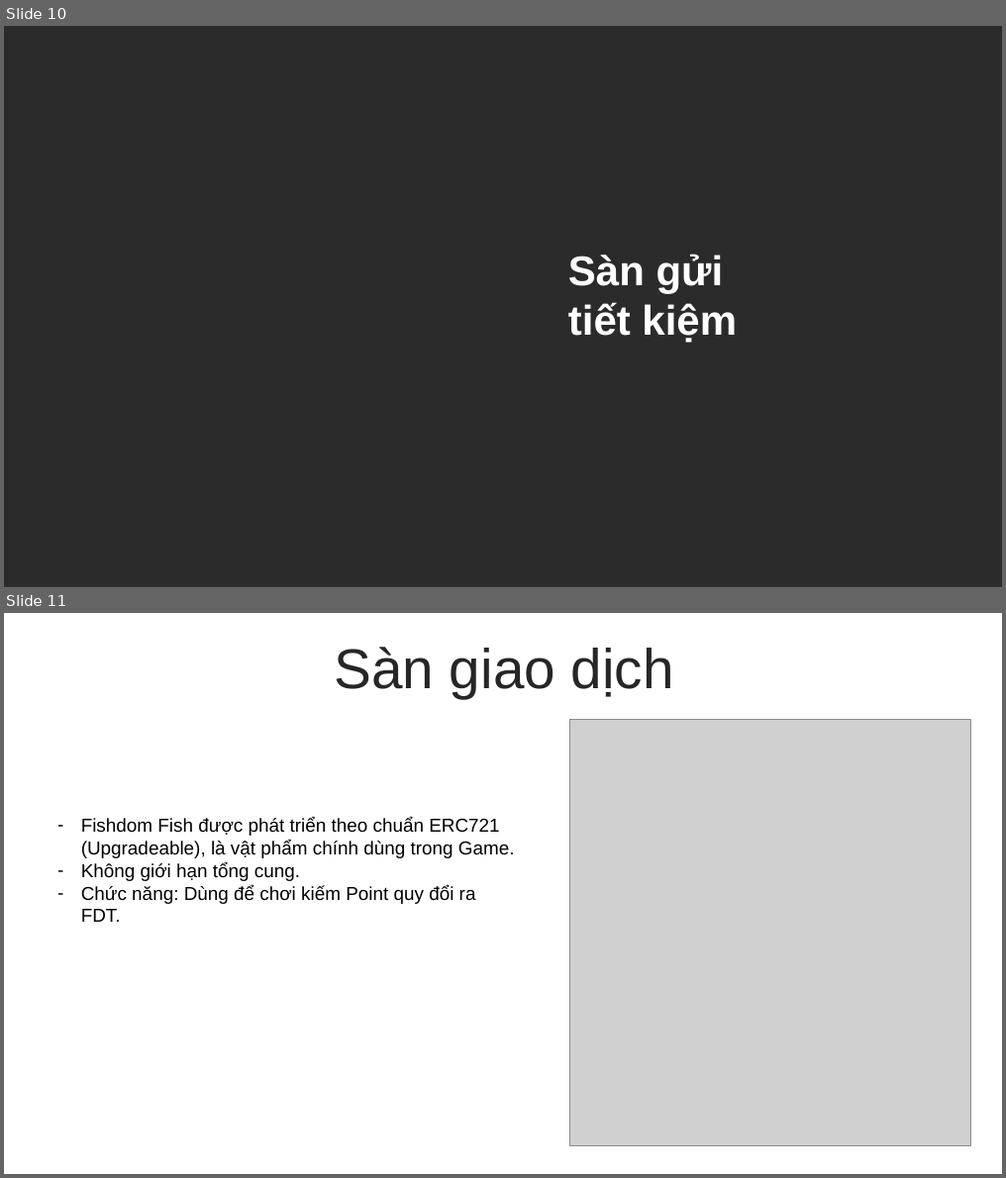
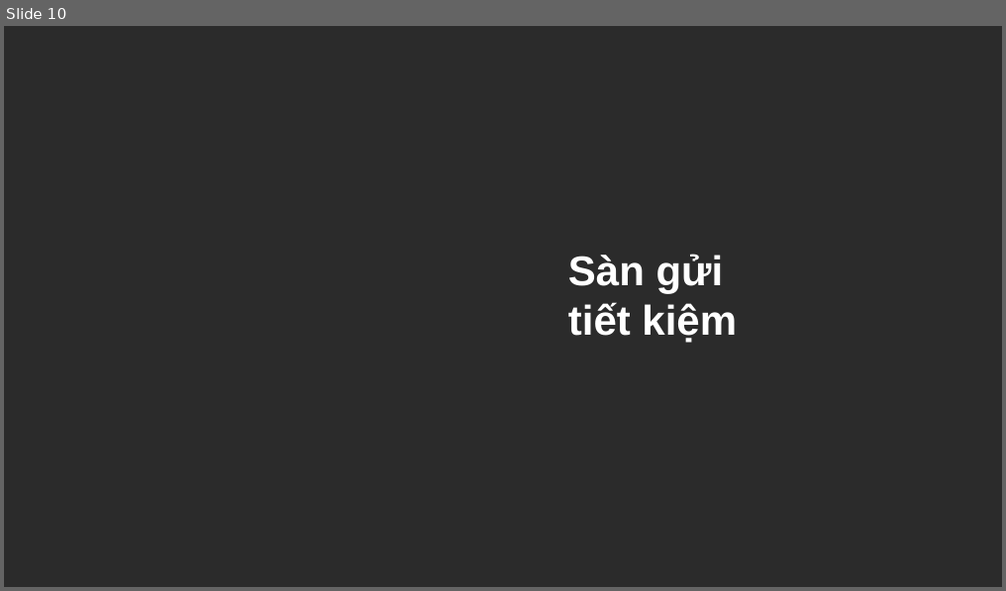
Before and after one commit to augustusflynn/Fishdom_DEFI_Project, a slide deck: FishdomDEFI.pptx. Shown one above the other, each under a label of ours: slides 10 and 11 before the commit, slide 10 after it. The pictures are 1006x1178 and 1006x591 pixels, drawn with LibreOffice and Linux fonts; fonts in the diff are those of the drawing; grey boxes stand for pictures; background and template pictures are left out; a plain dark background stands for a picture behind light text. Boxes give left, top, right and bottom in pixels: in the first picture for what was removed or moved away, otherwise in the second. Text is boxed around its words. In the diff, an @@ line names an element or a change of style, - is before the commit and + after.

```diff
--- a/FishdomDEFI.pptx
+++ b/FishdomDEFI.pptx
@@ slide 11 removed at (4,613,1002,1174), background #FFFFFF @@
@@ text removed at (334,647,674,698) @@
-Sàn giao dịch
@@ picture removed at (570,720,970,1147) @@
@@ text removed at (81,818,515,922) @@
-– Fishdom Fish được phát triển theo chuẩn ERC721 (Upgradeable), là vật phẩm chính dùng trong Game.
-– Không giới hạn tổng cung.
-– Chức năng: Dùng để chơi kiếm Point quy đổi ra FDT.
```
Also in this commit, not shown: 3 slides changed, 10 slides added, 1 other slide removed, 1 other file.
